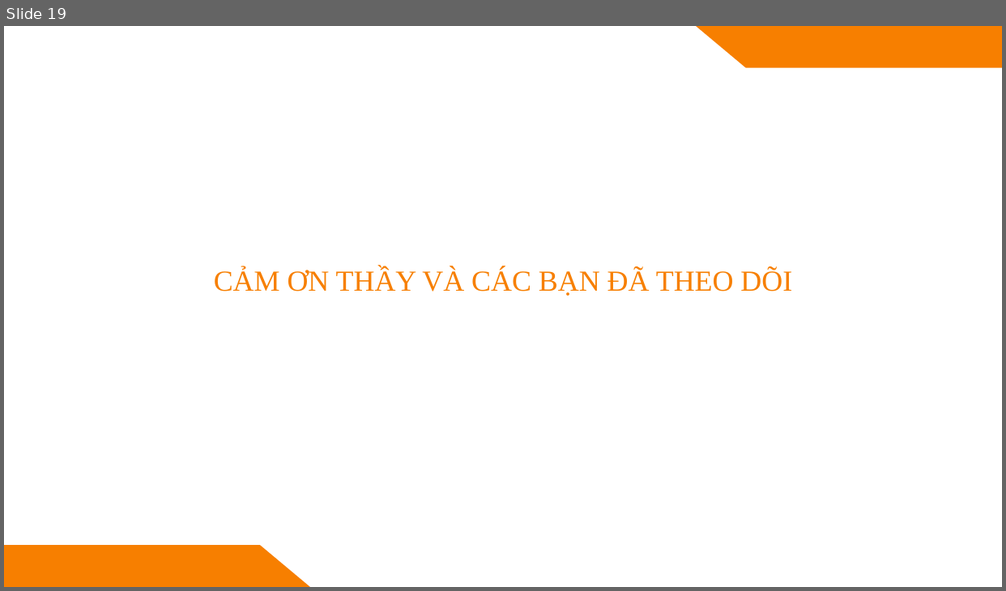
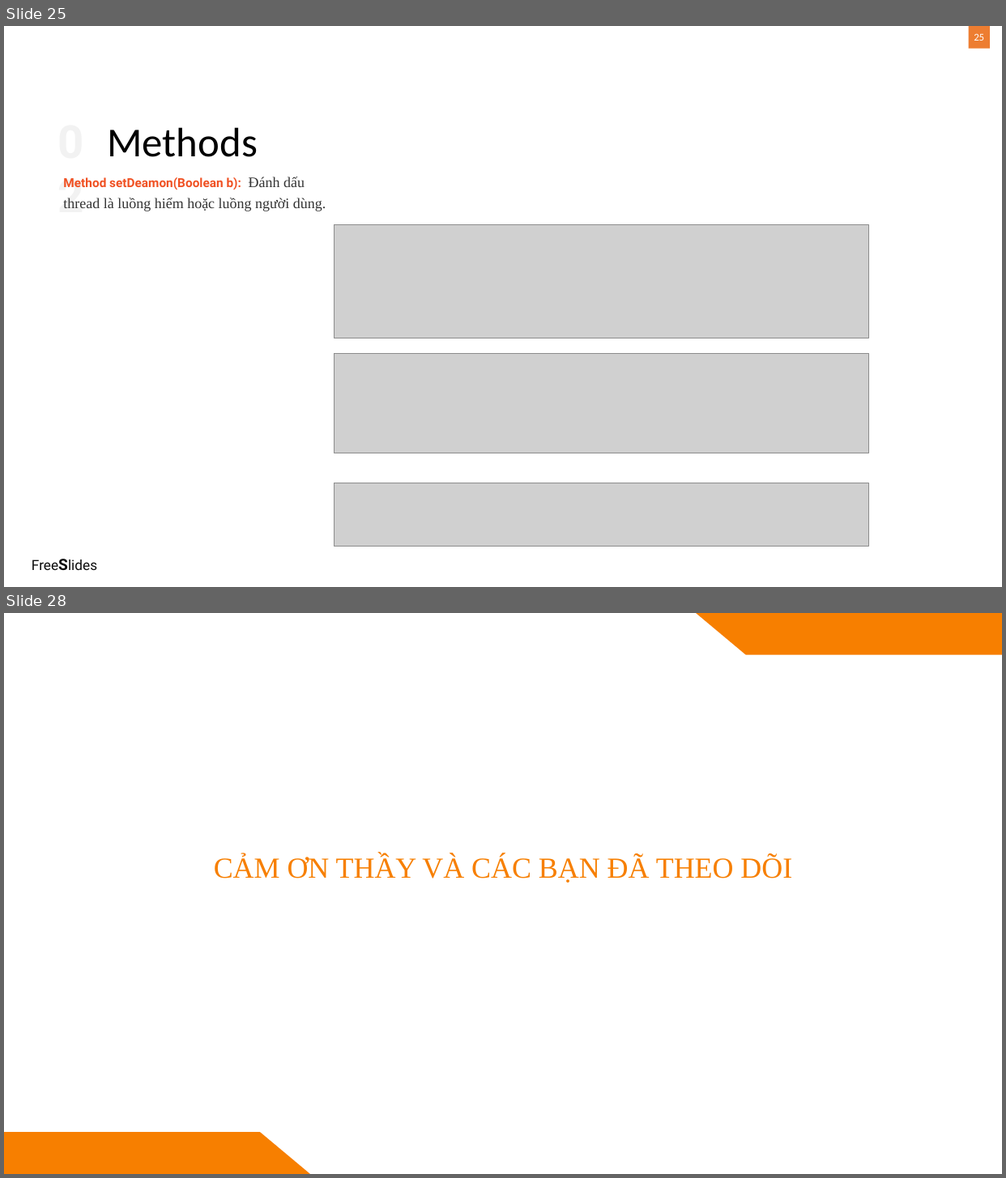
Before and after one commit to tingold0501/Nhom5_GiuaKy_AOOP, a slide deck: Bài thuyết trình.pptx. Shown one above the other, each under a label of ours: slide 19 before the commit, slides 25 and 28 after it; the slides between them are not shown. The pictures are 1006x591 and 1006x1178 pixels, drawn with LibreOffice and Linux fonts; fonts in the diff are those of the drawing; grey boxes stand for pictures. Boxes give left, top, right and bottom in pixels: in the first picture for what was removed or moved away, otherwise in the second. Text is boxed around its words. In the diff, an @@ line names an element or a change of style, - is before the commit and + after.

```diff
--- a/Bài thuyết trình.pptx
+++ b/Bài thuyết trình.pptx
@@ slide 25 added at [4, 26, 1002, 587], background #FFFFFF @@
@@ rectangle added at [968, 26, 990, 49], fill #ED7D31 @@
@@ page number added at [974, 33, 984, 41], 10 pt, text #FFFFFF @@
+25
@@ text added at [57, 110, 108, 169], 44 pt, text #F2F2F2, bold @@
+02
@@ title added at [108, 127, 258, 157], 39.6 pt, text #000000 @@
+Methods
@@ text added at [63, 177, 326, 211], 14 pt, text #333333 @@
+Method setDeamon(Boolean b): Đánh dấu thread là luồng hiểm hoặc luồng người dùng.
@@ picture added at [334, 225, 868, 339] @@
@@ picture added at [334, 354, 868, 454] @@
@@ picture added at [334, 483, 868, 546] @@
@@ text added at [29, 553, 127, 575], 13.5 pt, text #0D0D0D @@
+FreeSlides
@@ what was slide 19 is now slide 28 @@
```
Also in this commit, not shown: 1 slide changed, 8 other slides added, 6 other files.
